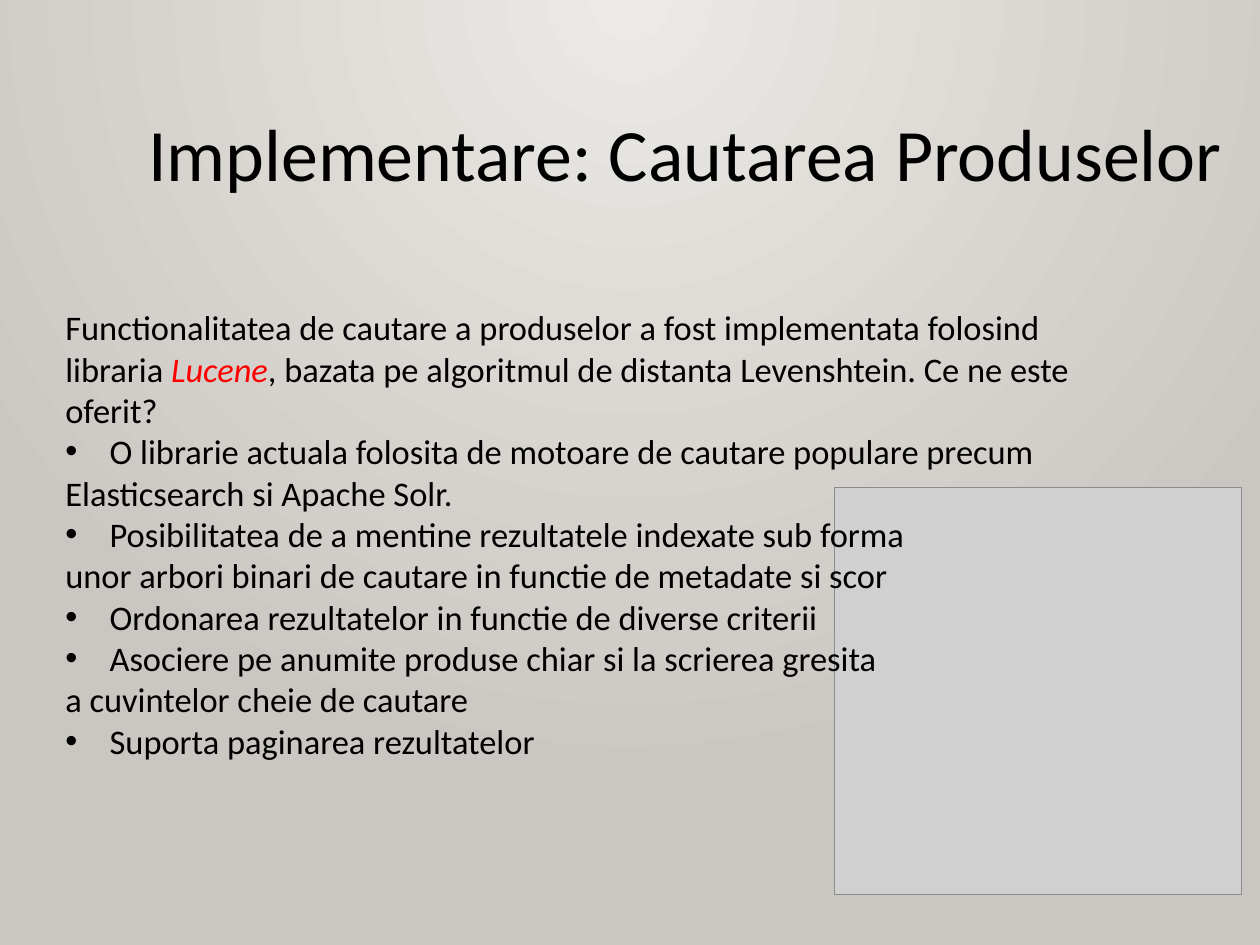
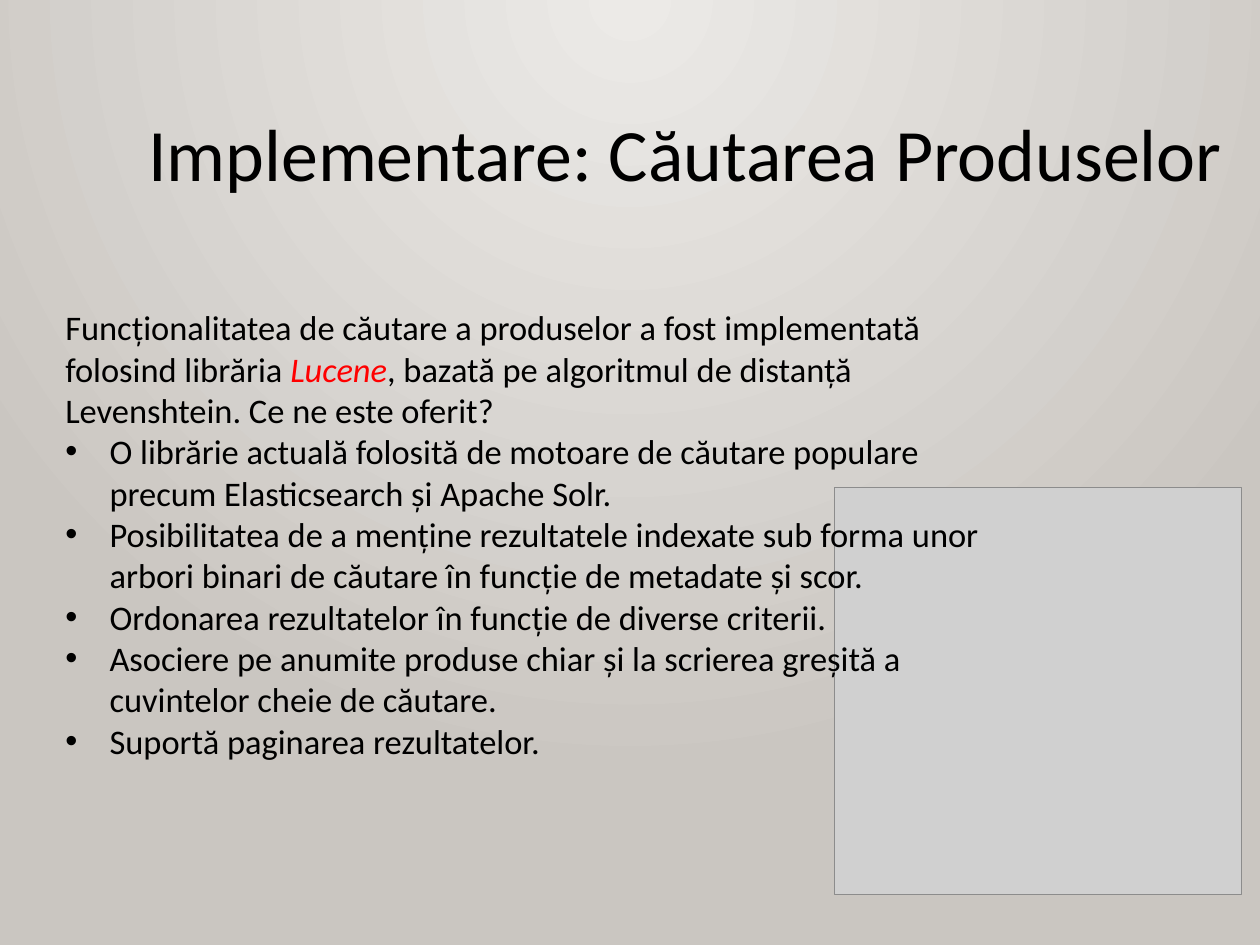
Before and after one commit to AlexandruOlteanu/SwapIt, a slide deck: slide 12 of files/documentation/presentation/Final_Presentation_Alexandru_Olteanu.pptx. Drawn at 1260x945 pixels with LibreOffice and Linux fonts; fonts in the diff are those of the drawing; grey boxes stand for pictures. Boxes give left, top, right and bottom in pixels: in the first picture for what was removed or moved away, otherwise in the second. Text is boxed around its words. In the diff, an @@ line names an element or a change of style, - is before the commit and + after.

Commit message:
progress

```diff
--- a/files/documentation/presentation/Final_Presentation_Alexandru_Olteanu.pptx
+++ b/files/documentation/presentation/Final_Presentation_Alexandru_Olteanu.pptx
@@ text at [148,129,1221,193]: text changed @@
-Implementare: Cautarea Produselor
+Implementare: Căutarea Produselor
@@ text at [65,316,978,760]: text changed @@
-Functionalitatea de cautare a produselor a fost implementata folosind libraria Lucene, bazata pe algoritmul de distanta Levenshtein. Ce ne este oferit?
-• O librarie actuala folosita de motoare de cautare populare precum
-Elasticsearch si Apache Solr.
-• Posibilitatea de a mentine rezultatele indexate sub forma
-unor arbori binari de cautare in functie de metadate si scor
-• Ordonarea rezultatelor in functie de diverse criterii
-• Asociere pe anumite produse chiar si la scrierea gresita
-a cuvintelor cheie de cautare
-• Suporta paginarea rezultatelor
+Funcționalitatea de căutare a produselor a fost implementată folosind librăria Lucene, bazată pe algoritmul de distanță Levenshtein. Ce ne este oferit?
+• O librărie actuală folosită de motoare de căutare populare precum Elasticsearch și Apache Solr.
+• Posibilitatea de a menține rezultatele indexate sub forma unor arbori binari de căutare în funcție de metadate și scor.
+• Ordonarea rezultatelor în funcție de diverse criterii.
+• Asociere pe anumite produse chiar și la scrierea greșită a cuvintelor cheie de căutare.
+• Suportă paginarea rezultatelor.
```
Also in this commit, not shown: 11 other slides changed, 1 slide added, 1 slide removed.
